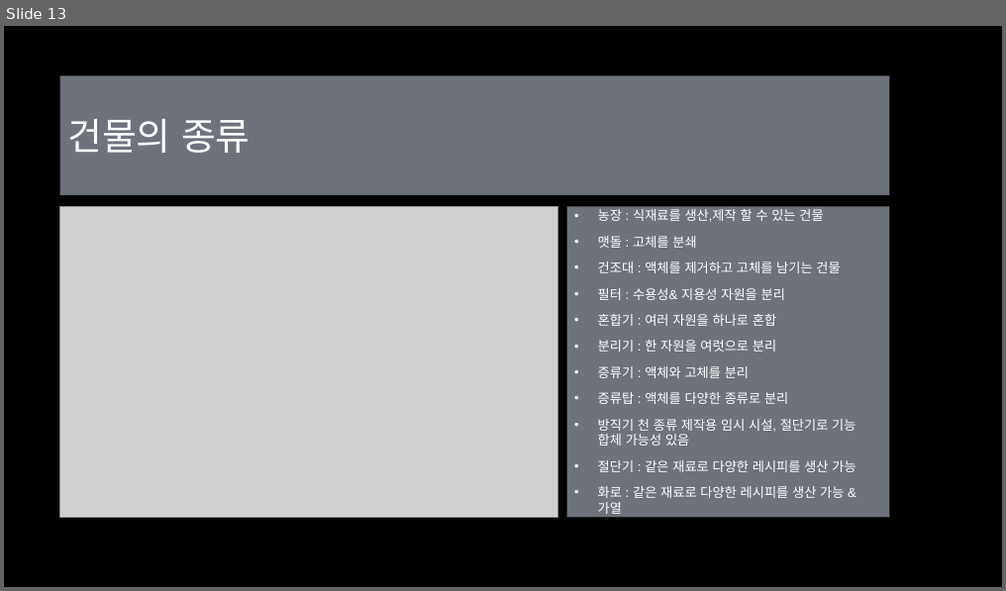
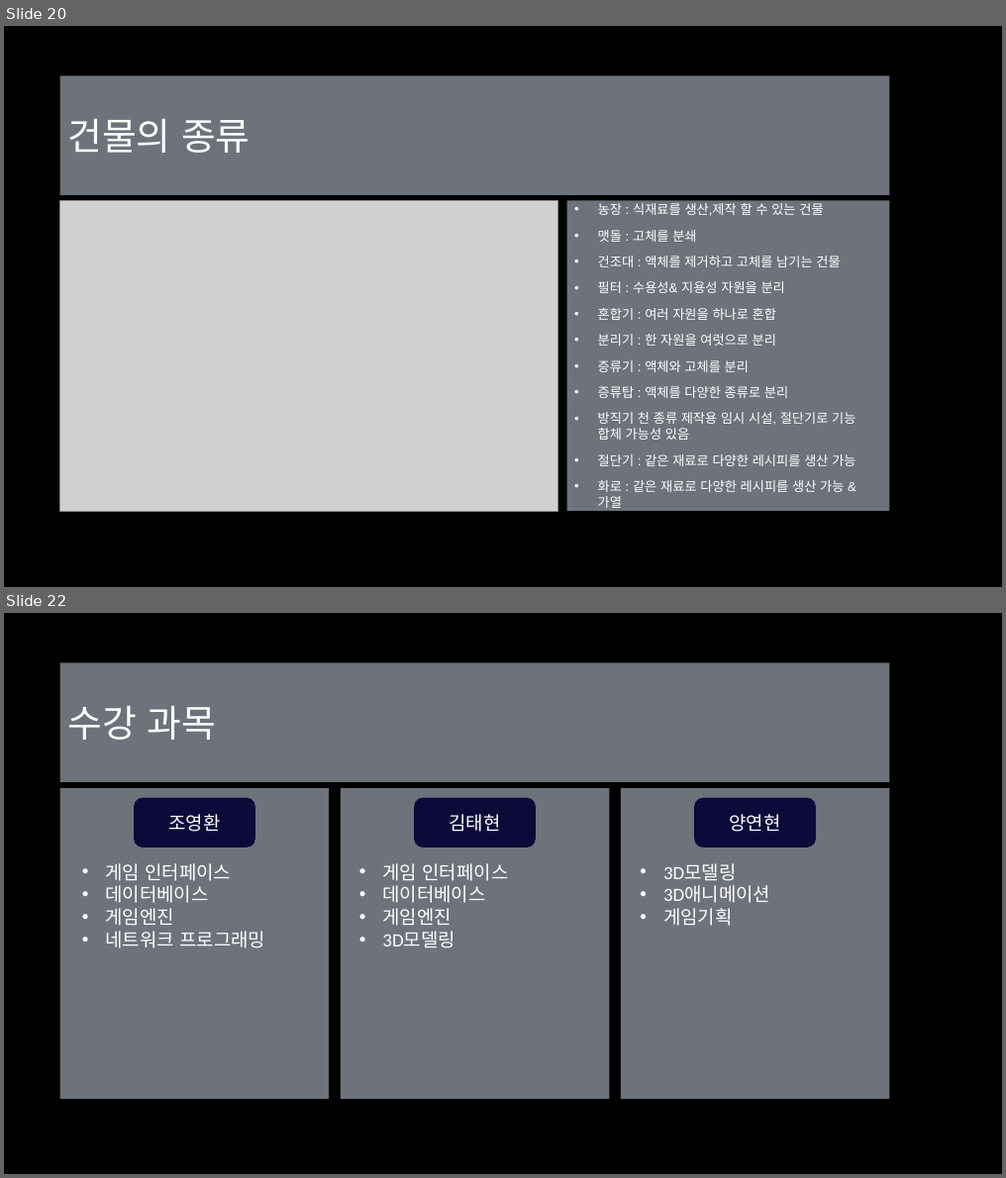
Before and after one commit to Eva-go/Capstone_Project, a slide deck: 문서/마지막 달 조영환,김태현,양영현.pptx. Shown one above the other, each under a label of ours: slide 13 before the commit, slides 20 and 22 after it; the slides between them are not shown. The pictures are 1006x591 and 1006x1178 pixels, drawn with LibreOffice and Linux fonts; fonts in the diff are those of the drawing; grey boxes stand for pictures; background and template pictures are left out. Boxes give left, top, right and bottom in pixels: in the first picture for what was removed or moved away, otherwise in the second. Text is boxed around its words. In the diff, an @@ line names an element or a change of style, - is before the commit and + after.

```diff
--- a/문서/마지막 달 조영환,김태현,양영현.pptx
+++ b/문서/마지막 달 조영환,김태현,양영현.pptx
@@ slide 22 added at [4,613,1002,1174], background picture (left out) @@
@@ title added at [60,663,890,782], fill #DAE5F6 at 50% opacity, 36 pt, text #FFFFFF @@
+수강 과목
@@ rectangle added at [60,788,329,1099], fill #DAE5F6 at 50% opacity @@
@@ rectangle added at [341,788,609,1099], fill #DAE5F6 at 50% opacity @@
@@ rectangle added at [621,788,890,1099], fill #DAE5F6 at 50% opacity @@
@@ rounded rectangle added at [135,799,254,847], fill #0D0A3A, outline #0D0A3A 1.5 pt, 18 pt, text #FFFFFF @@
+조영환
@@ rounded rectangle added at [415,799,535,847], fill #0D0A3A, outline #0D0A3A 1.5 pt, 18 pt, text #FFFFFF @@
+김태현
@@ rounded rectangle added at [695,799,815,847], fill #0D0A3A, outline #0D0A3A 1.5 pt, 18 pt, text #FFFFFF @@
+양연현
@@ text added at [105,863,265,949], 18 pt, text #FFFFFF @@
+• 게임 인터페이스
+• 데이터베이스
+• 게임엔진
+• 네트워크 프로그래밍
@@ text added at [382,863,509,949], 18 pt, text #FFFFFF @@
+• 게임 인터페이스
+• 데이터베이스
+• 게임엔진
+• 3D모델링
@@ text added at [663,863,770,926], 18 pt, text #FFFFFF @@
+• 3D모델링
+• 3D애니메이션
+• 게임기획
@@ what was slide 13 is now slide 20 @@
@@ slide 20 changed as well @@
@@ picture: place and size @@
-picture at [60,206,558,517]
+picture at [60,200,558,511]
@@ rectangle "농장 : 식재료를 생산,제작 할 ...": place and size @@
-rectangle "농장 : 식재료를 생산,제작 할 ..." at [567,206,890,517]
+rectangle "농장 : 식재료를 생산,제작 할 ..." at [567,200,890,511]
```
Also in this commit, not shown: 11 other slides changed, 7 other slides added.
